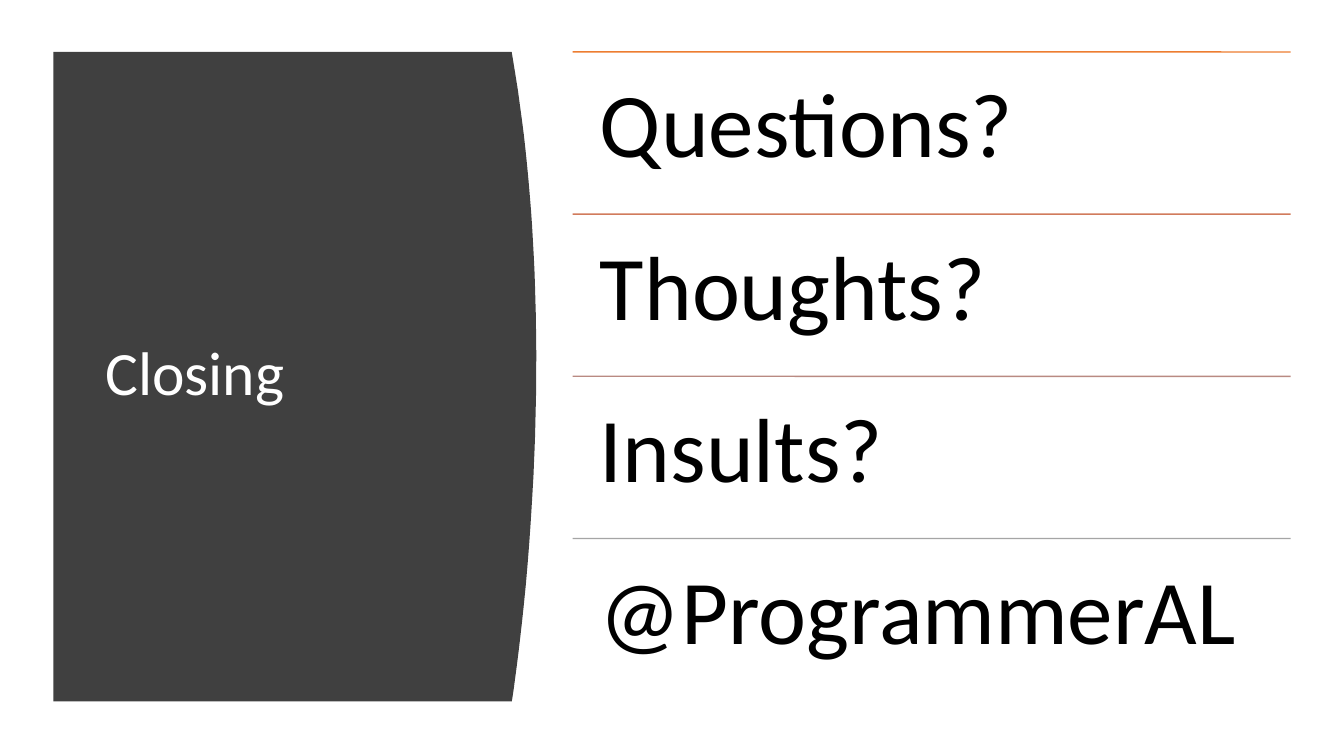
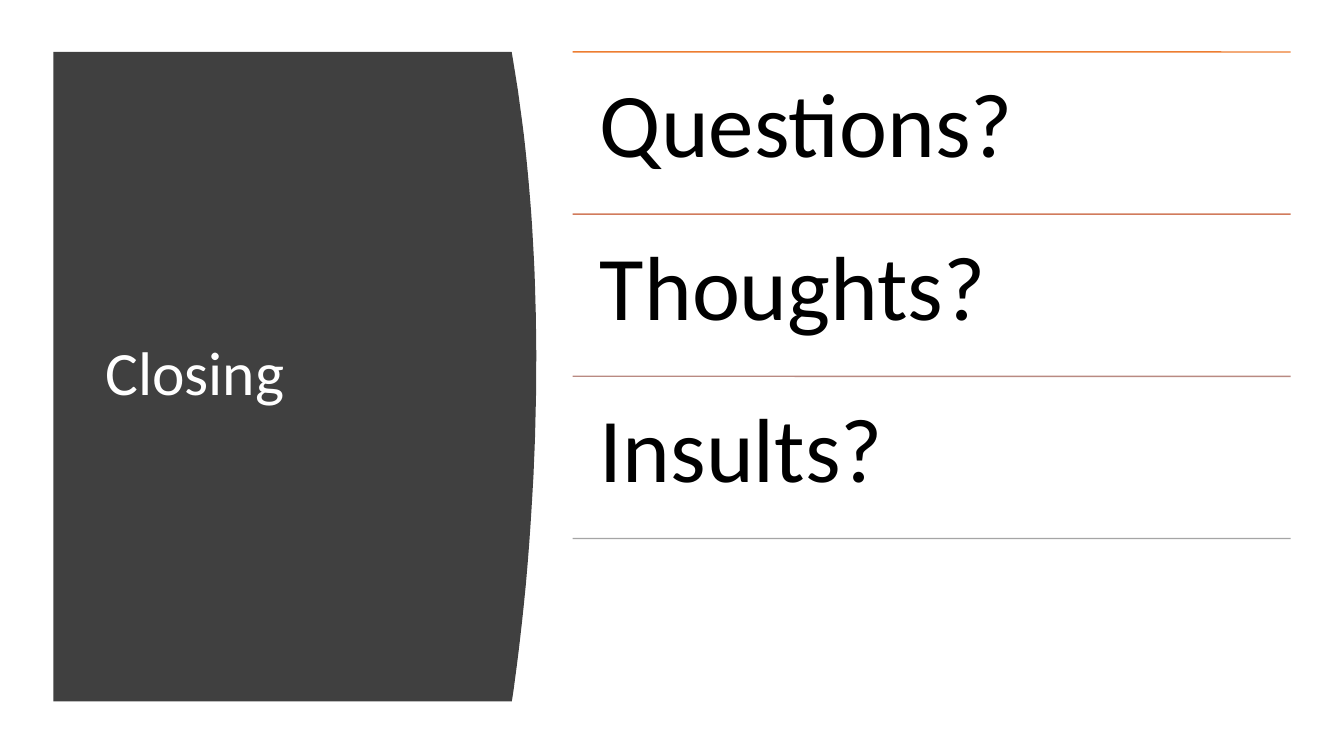
Before and after one commit to ProgrammerAL/Presentations-2019, a slide deck: slide 42 of 01-10 - ONETUG - Working with NuGet Packages/Presentation.pptx. Drawn at 1344x756 pixels with LibreOffice and Linux fonts; fonts in the diff are those of the drawing. Boxes give left, top, right and bottom in pixels: in the first picture for what was removed or moved away, otherwise in the second. Text is boxed around its words. In the diff, an @@ line names an element or a change of style, - is before the commit and + after.

```diff
--- a/01-10 - ONETUG - Working with NuGet Packages/Presentation.pptx
+++ b/01-10 - ONETUG - Working with NuGet Packages/Presentation.pptx
@@ text removed at (600,585,1236,660) @@
-@ProgrammerAL
```
Also in this commit, not shown: 1 slide added, 2 other files.
